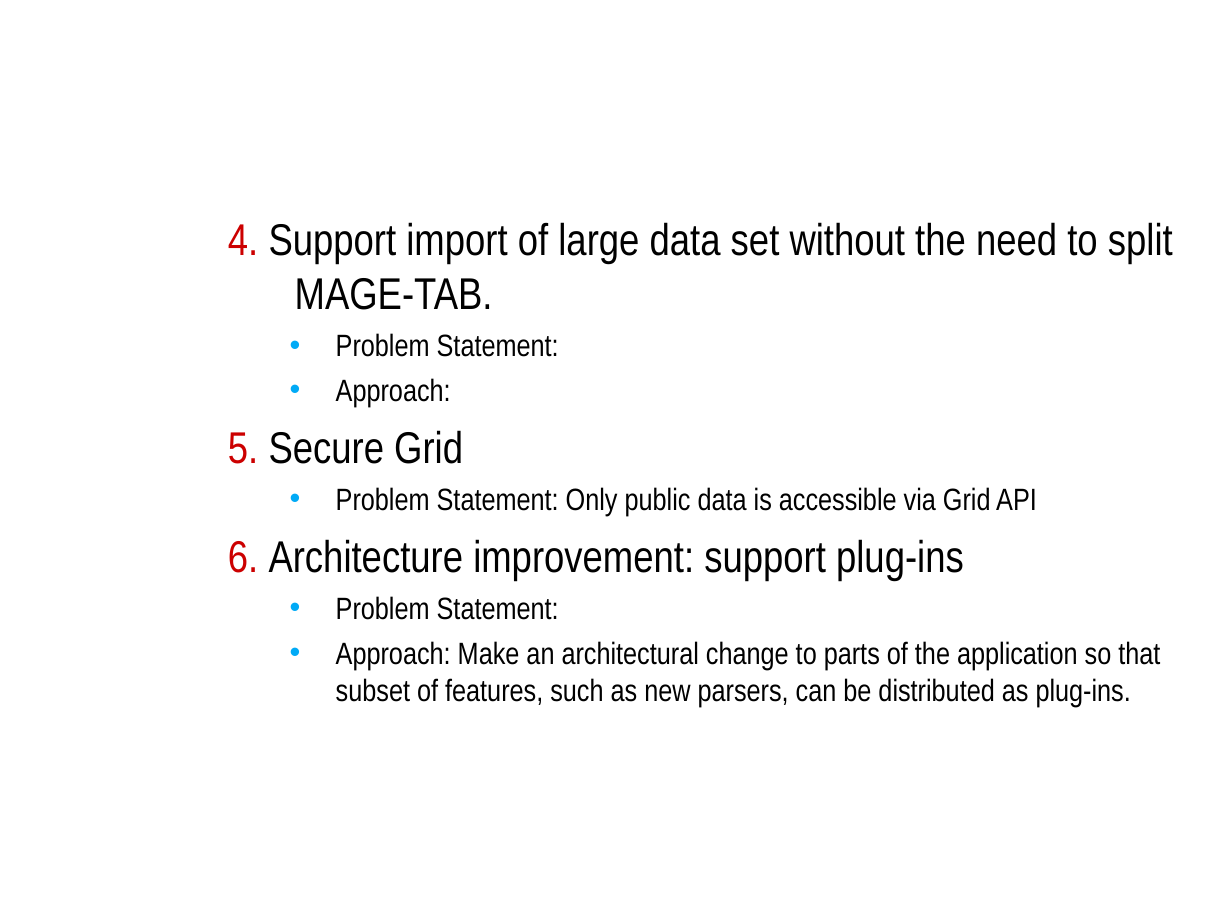
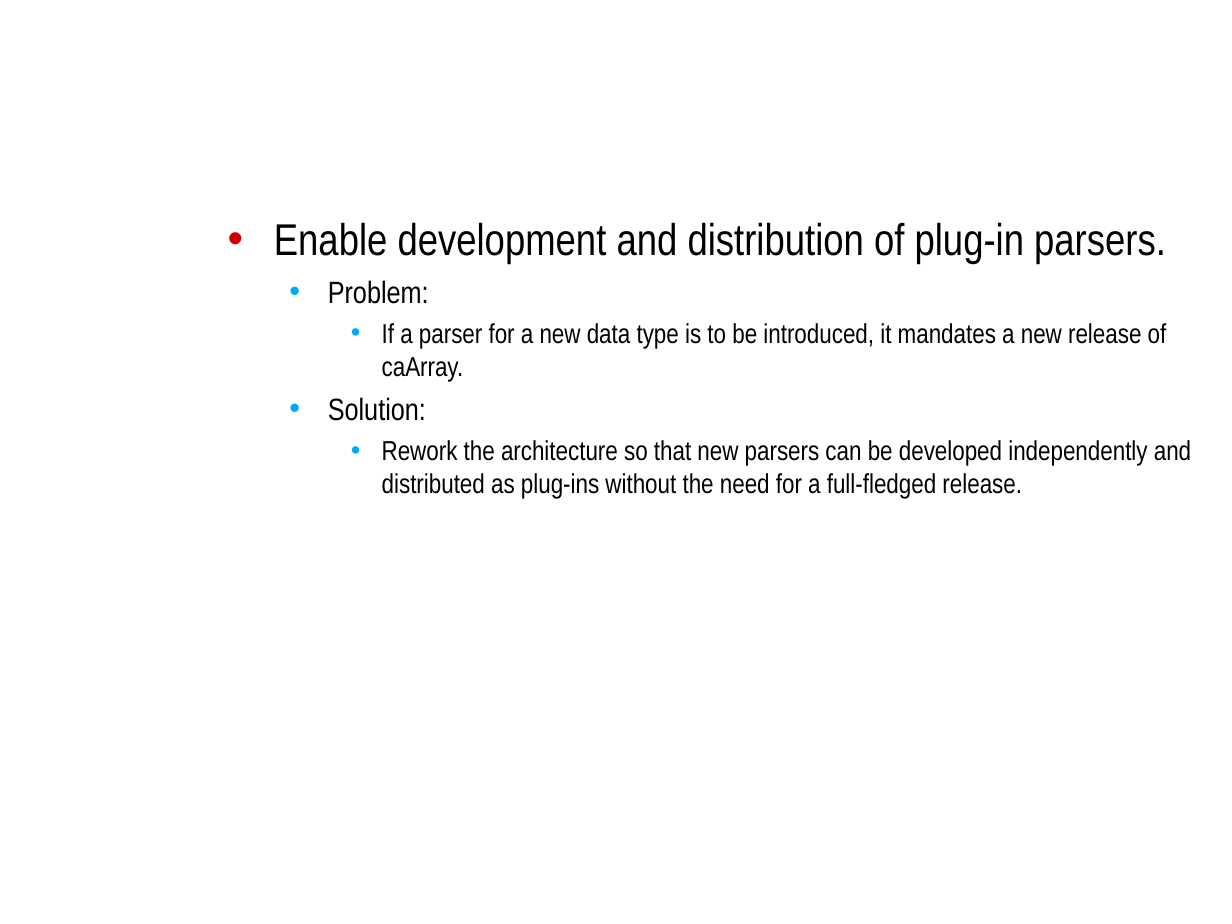
Before and after one commit to NCIP/caarray-docs, a slide deck: slide 10 of project_management/open_meetings/caArray User Community Meeting 2009.06.03.ppt (slide 6 before the commit). Drawn at 1232x924 pixels with LibreOffice and Linux fonts; fonts in the diff are those of the drawing; background and template pictures are left out. Boxes give left, top, right and bottom in pixels: in the first picture for what was removed or moved away, otherwise in the second. Text is boxed around its words. In the diff, an @@ line names an element or a change of style, - is before the commit and + after.

Commit message:
Slides for caArray user community meeting.

```diff
--- a/project_management/open_meetings/caArray User Community Meeting 2009.06.03.ppt
+++ b/project_management/open_meetings/caArray User Community Meeting 2009.06.03.ppt
@@ text at (x1=274, y1=222, x2=1191, y2=498): text changed; size 18 to 16 pt @@
-4. Support import of large data set without the need to split MAGE-TAB.
-  • Problem Statement:
-  • Approach:
-5. Secure Grid
-  • Problem Statement: Only public data is accessible via Grid API
-6. Architecture improvement: support plug-ins
-  • Problem Statement:
-  • Approach: Make an architectural change to parts of the application so that subset of features, such as new parsers, can be distributed as plug-ins.
+• Enable development and distribution of plug-in parsers.
+  • Problem:
+    • If a parser for a new data type is to be introduced, it mandates a new release of caArray.
+  • Solution:
+    • Rework the architecture so that new parsers can be developed independently and distributed as plug-ins without the need for a full-fledged release.
```
Also in this commit, not shown: 8 other slides changed, 4 slides added.
